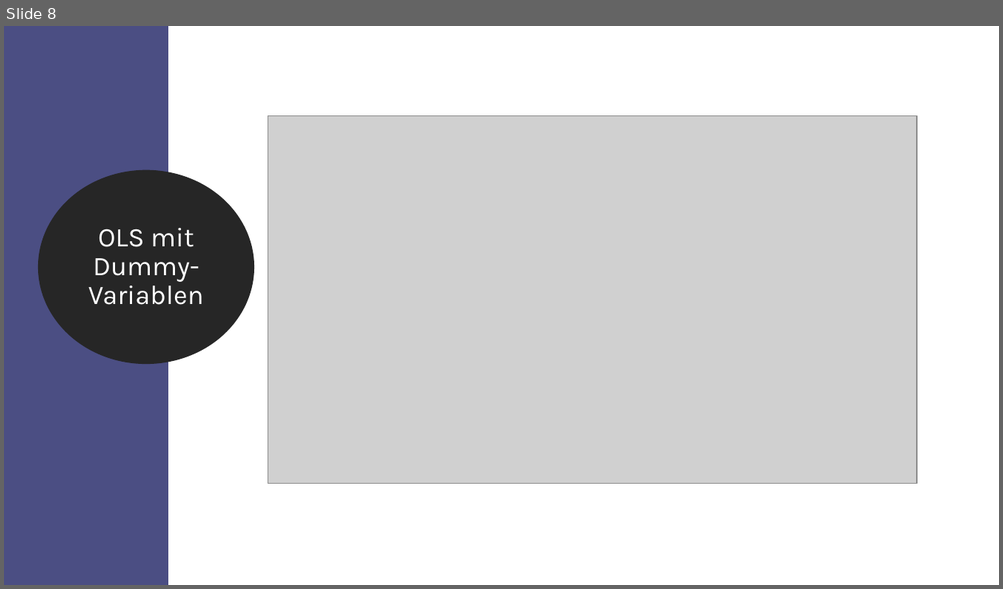
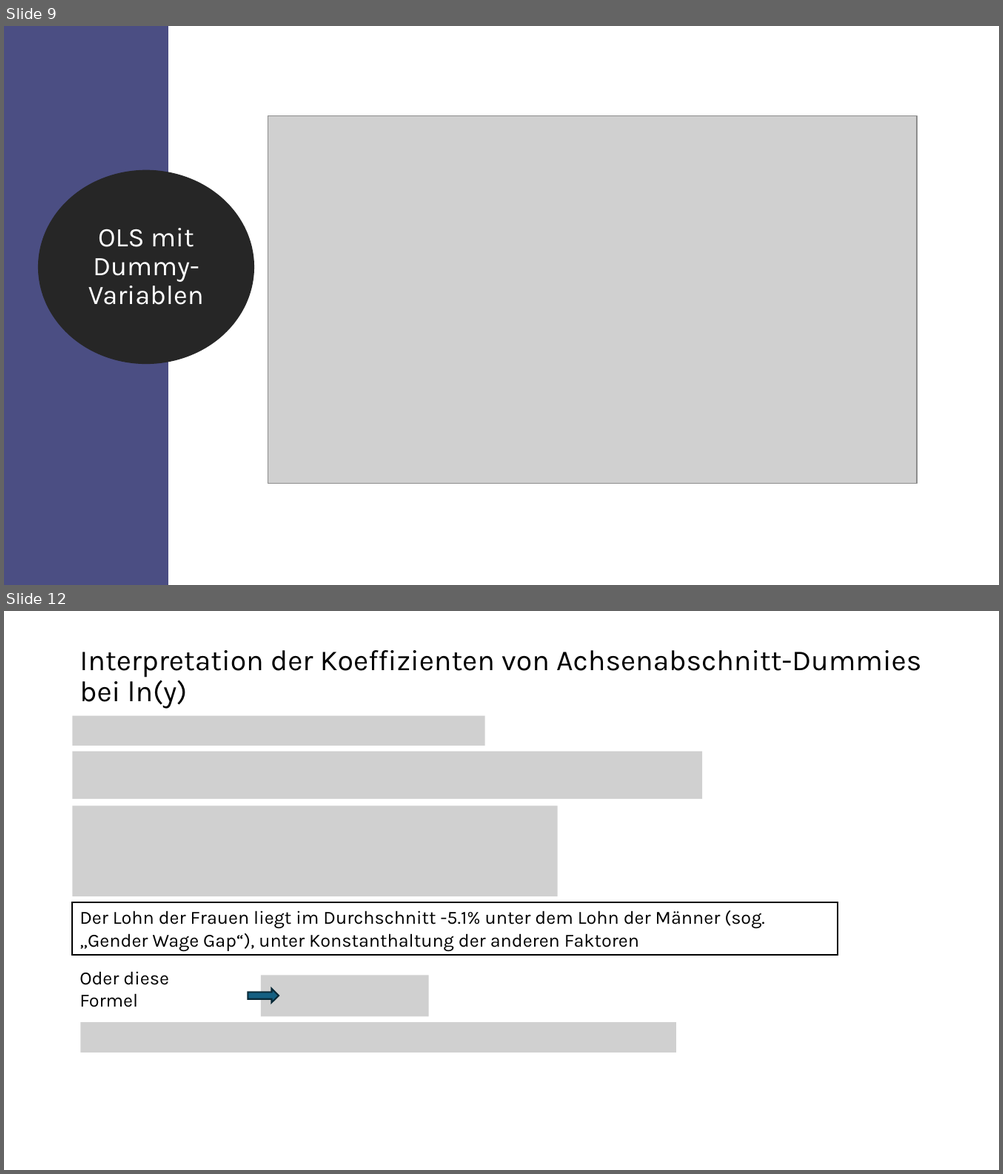
Before and after one commit to ApeXLgross/Stats2_project_PP, a slide deck: Statistk2.pptx. Shown one above the other, each under a label of ours: slide 8 before the commit, slides 9 and 12 after it; the slides between them are not shown. The pictures are 1003x589 and 1003x1174 pixels, drawn with LibreOffice and Linux fonts; fonts in the diff are those of the drawing; grey boxes stand for pictures; background and template pictures are left out. Boxes give left, top, right and bottom in pixels: in the first picture for what was removed or moved away, otherwise in the second. Text is boxed around its words. In the diff, an @@ line names an element or a change of style, - is before the commit and + after.

```diff
--- a/Statistk2.pptx
+++ b/Statistk2.pptx
@@ slide 12 added at [4,611,999,1170], background #FFFFFF @@
@@ title added at [79,650,921,709], 28 pt, text #000000 @@
+Interpretation der Koeffizienten von Achsenabschnitt-Dummies bei ln(y)
@@ picture added at [73,715,485,745] @@
@@ picture added at [73,752,703,799] @@
@@ picture added at [73,806,558,897] @@
@@ rectangle added at [73,903,837,956], fill #FFFFFF, outline #000000 1.5 pt, 18 pt, text #000000 @@
+Der Lohn der Frauen liegt im Durchschnitt -5.1% unter dem Lohn der Männer (sog. „Gender Wage Gap“), unter Konstanthaltung der anderen Faktoren
@@ text added at [79,971,168,1008], 18 pt, text #000000 @@
+Oder diese Formel
@@ picture added at [261,976,429,1017] @@
@@ down arrow added at [248,988,279,1002], fill #156082, outline #092A39 1.5 pt @@
@@ picture added at [81,1023,676,1054] @@
@@ what was slide 8 is now slide 9 @@
```
Also in this commit, not shown: 6 slides changed, 12 other slides added, 3 slides removed.
